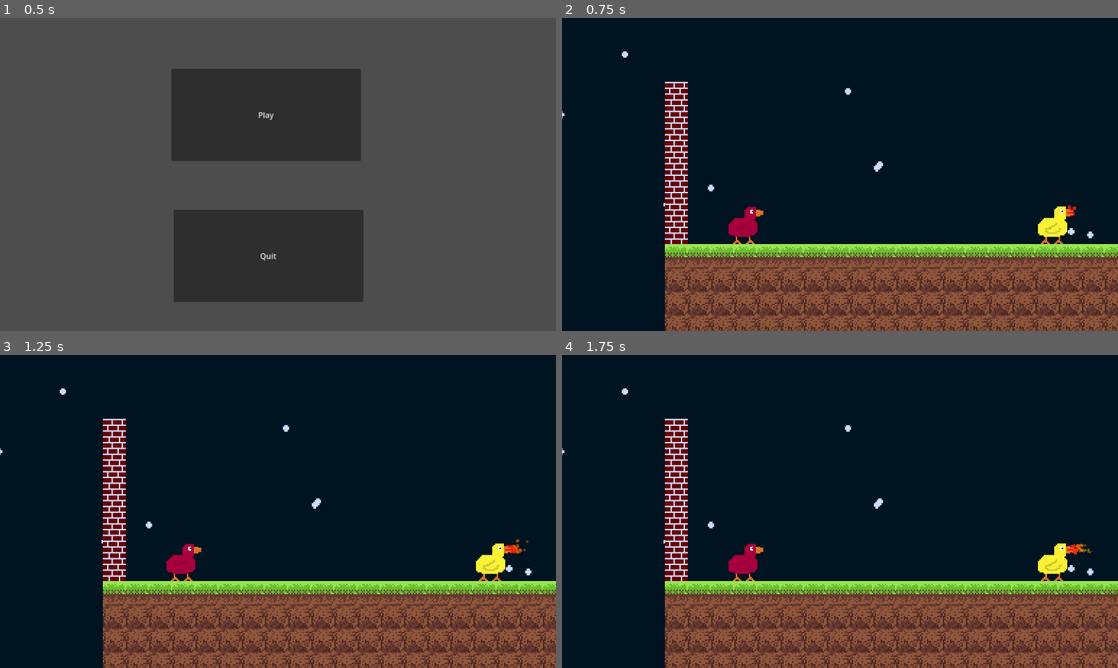
Above: before the commit, frames 1-4 (two rows, left to right).
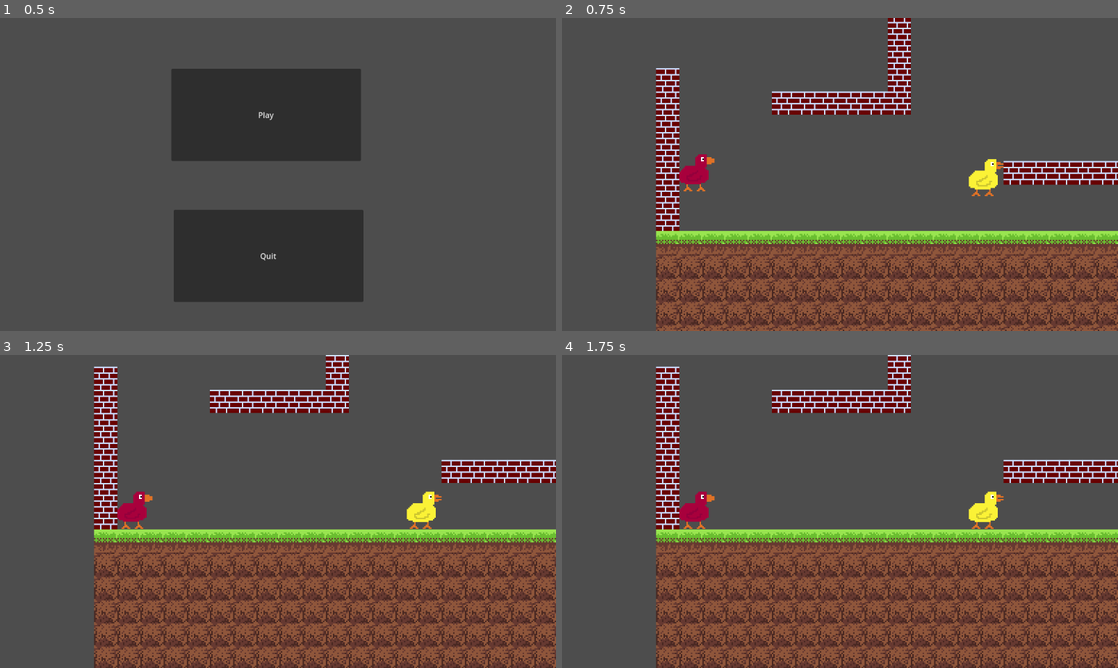
Above: after the commit, the same moments.

Repository: davebroc/DuckGame
Game: Godot game, scene res://Menu.tscn
Same seed, same stepped clock (60 frames per second), same inputs: the game is played once before the commit and once after it.
Inputs:
- Up to frame 1 (0.5 s): no input
- Up to frame 2 (0.75 s): click "Play" at 0.5 s
- Up to frame 3 (1.25 s): no input
- Up to frame 4 (1.75 s): no input

Frame 1 is identical in both runs. In frame 2, 91% of the frame differs, in the area x 0-100%, y 0-100%; in frame 3, 91%; in frame 4, 91%.

Commit message:
infinite background added

Diff:
--- a/Player/Actions/Fire.tscn
+++ /dev/null
@@ -1,49 +0,0 @@
-[gd_scene load_steps=8 format=3 uid="uid://es6ehd0uc5a4"]
-
-[sub_resource type="Curve" id="Curve_mhxij"]
-min_value = -360.0
-max_value = 360.0
-_data = [Vector2(0, -360), 0.0, 0.0, 0, 0, Vector2(0.407916, 38.6544), 0.0, 0.0, 0, 0, Vector2(0.999192, 360), 0.0, 0.0, 0, 0]
-point_count = 3
-
-[sub_resource type="CurveTexture" id="CurveTexture_dy6ea"]
-curve = SubResource("Curve_mhxij")
-
-[sub_resource type="Gradient" id="Gradient_ti6bj"]
-offsets = PackedFloat32Array(0, 0.00520833, 1)
-colors = PackedColorArray(1, 0, 0, 1, 0.984314, 0.027451, 0.027451, 1, 1, 1, 1, 0.105882)
-
-[sub_resource type="GradientTexture1D" id="GradientTexture1D_s4a4s"]
-gradient = SubResource("Gradient_ti6bj")
-
-[sub_resource type="Curve" id="Curve_j1kuw"]
-_data = [Vector2(0.00632911, 1), 0.0, 0.0, 0, 0, Vector2(0.761603, 0.683517), 0.531093, 0.531093, 0, 0, Vector2(1, 0), 0.0, 0.0, 0, 0]
-point_count = 3
-
-[sub_resource type="CurveTexture" id="CurveTexture_ma3jr"]
-curve = SubResource("Curve_j1kuw")
-
-[sub_resource type="ParticleProcessMaterial" id="ParticleProcessMaterial_3w6id"]
-particle_flag_disable_z = true
-emission_shape = 1
-emission_sphere_radius = 2.8
-flatness = 1.0
-initial_velocity_min = 10.0
-initial_velocity_max = 24.0
-angular_velocity_min = -0.1
-angular_velocity_curve = SubResource("CurveTexture_dy6ea")
-gravity = Vector3(45, 0, 0)
-scale_min = 2.0
-scale_max = 2.5
-scale_curve = SubResource("CurveTexture_ma3jr")
-color = Color(1, 0.847059, 0, 1)
-color_ramp = SubResource("GradientTexture1D_s4a4s")
-turbulence_enabled = true
-turbulence_noise_strength = 2.2
-turbulence_noise_scale = 1.959
-
-[node name="Node2D" type="Node2D"]
-
-[node name="GPUParticles2D" type="GPUParticles2D" parent="."]
-amount = 70
-process_material = SubResource("ParticleProcessMaterial_3w6id")
--- a/Player/Player.gd
+++ b/Player/Player.gd
@@ -30,7 +30,8 @@
 
 	var direction = Input.get_axis(actionName("left"), actionName("right"))
 	if direction != 0:
-		get_node("AnimatedSprite2D").flip_h = direction < 0
+		scale.x = scale.y * sign(direction)
+		# get_node("AnimatedSprite2D").flip_h = direction < 0
 	if direction:
 		velocity.x = direction * SPEED
 		if velocity.y == 0:
--- a/Player/Player.tscn
+++ b/Player/Player.tscn
@@ -1,10 +1,9 @@
-[gd_scene load_steps=25 format=3 uid="uid://xbn0uglicg2h"]
+[gd_scene load_steps=24 format=3 uid="uid://xbn0uglicg2h"]
 
 [ext_resource type="Script" path="res://Player/Player.gd" id="1_xvr52"]
 [ext_resource type="Texture2D" uid="uid://ixhw8hxof8pj" path="res://Player/Jump.png" id="2_nsv5r"]
 [ext_resource type="Texture2D" uid="uid://dr4waac8oqnqy" path="res://Player/Idle.png" id="2_y7mlj"]
 [ext_resource type="Texture2D" uid="uid://bjjji1xtjfi1m" path="res://Player/Walk.png" id="3_rkife"]
-[ext_resource type="PackedScene" uid="uid://es6ehd0uc5a4" path="res://Player/Actions/Fire.tscn" id="5_r5via"]
 
 [sub_resource type="CapsuleShape2D" id="CapsuleShape2D_a2chn"]
 radius = 9.55724
@@ -235,23 +234,18 @@
 script = ExtResource("1_xvr52")
 
 [node name="CollisionShape2D" type="CollisionShape2D" parent="."]
-position = Vector2(42, 35)
+position = Vector2(1.07648, -1.17456)
 scale = Vector2(1.25559, 0.97012)
 shape = SubResource("CapsuleShape2D_a2chn")
 
 [node name="AnimatedSprite2D" type="AnimatedSprite2D" parent="."]
-position = Vector2(40, 32)
+position = Vector2(-0.923519, -4.17456)
 scale = Vector2(1.00478, 0.98909)
 sprite_frames = SubResource("SpriteFrames_vdflq")
 animation = &"Walk"
-frame = 1
 
 [node name="AnimationPlayer" type="AnimationPlayer" parent="."]
 libraries = {
 "": SubResource("AnimationLibrary_f2h1j")
 }
 autoplay = "Idle"
-
-[node name="Node2D" parent="." instance=ExtResource("5_r5via")]
-z_index = -2
-position = Vector2(51, 26)
--- a/Player/Player2.tscn
+++ b/Player/Player2.tscn
@@ -235,12 +235,12 @@
 player_index = 1
 
 [node name="CollisionShape2D" type="CollisionShape2D" parent="."]
-position = Vector2(42, 35)
+position = Vector2(1.07648, -0.253765)
 scale = Vector2(1.25559, 0.97012)
 shape = SubResource("CapsuleShape2D_a2chn")
 
 [node name="AnimatedSprite2D" type="AnimatedSprite2D" parent="."]
-position = Vector2(40, 32)
+position = Vector2(-0.923519, -3.25376)
 scale = Vector2(1.00478, 0.98414)
 sprite_frames = SubResource("SpriteFrames_7jwi6")
 animation = &"Walk"
--- a/World.tscn
+++ b/World.tscn
@@ -10,18 +10,12 @@
 position = Vector2(0, -2)
 scale = Vector2(1, 1.00192)
 
-[node name="NightSky" type="Sprite2D" parent="."]
-z_index = -10
-position = Vector2(248, -150.711)
-scale = Vector2(-1.10103, -1.15067)
-texture = ExtResource("3_l7nqc")
-
 [node name="TileMap" parent="." instance=ExtResource("3_kyqgi")]
 position = Vector2(-82, 265)
 
 [node name="Camera2D2" type="Camera2D" parent="."]
 position = Vector2(-18, 203.609)
-scale = Vector2(1.00018, 1)
+scale = Vector2(1.13128, 0.830077)
 zoom = Vector2(3, 3)
 position_smoothing_enabled = true
 position_smoothing_speed = 40.0
@@ -34,3 +28,16 @@
 [node name="Player" parent="." instance=ExtResource("1_fdrln")]
 position = Vector2(-14.004, 166.68)
 scale = Vector2(0.998993, 1)
+
+[node name="ParallaxBackground" type="ParallaxBackground" parent="."]
+scroll_ignore_camera_zoom = true
+
+[node name="ParallaxLayer" type="ParallaxLayer" parent="ParallaxBackground"]
+motion_mirroring = Vector2(2048, 1024)
+
+[node name="NightSky" type="Sprite2D" parent="ParallaxBackground/ParallaxLayer"]
+z_index = -10
+position = Vector2(1267, 727)
+rotation = -3.14159
+texture = ExtResource("3_l7nqc")
+centered = false
--- a/map_blank.tscn
+++ b/map_blank.tscn
@@ -56,7 +56,7 @@
 sources/1 = SubResource("TileSetAtlasSource_mujau")
 
 [node name="TileMap" type="TileMap"]
-position = Vector2(922.625, 200.9)
+position = Vector2(883.438, 80.9185)
 tile_set = SubResource("TileSet_6fkms")
 format = 2
-layer_0/tile_data = PackedInt32Array(-196605, 196609, 3, -19 …(15432 unchanged characters)… , -589770, 131073, 5, -655306, 131073, 5)
+layer_0/tile_data = PackedInt32Array(-196605, 196609, 3, -19 …(15432 unchanged characters)… , -589770, 131073, 5, -655306, 131073, 5, -393211, 131073, 5, -393210, 131073, 5, -393209, 131073, 5, -393208, 131073, 5, -393207, 131073, 5, -393206, 131073, 5, -393205, 131073, 5, -589810, 131073, 5, -589809, 131073, 5, -589808, 131073, 5, -589807, 131073, 5, -589806, 131073, 5, -589805, 131073, 5, -589804, 131073, 5, -851954, 131073, 5, -786418, 131073, 5, -720882, 131073, 5, -655346, 131073, 5, -524260, 131073, 5, -458724, 131073, 5, -393188, 131073, 5, -327652, 131073, 5, -524293, 131073, 5, -524292, 131073, 5, -524291, 131073, 5, -524290, 131073, 5, -524289, 131073, 5, -851968, 131073, 5, -786432, 131073, 5, -720896, 131073, 5, -655360, 131073, 5, -589824, 131073, 5, -1114112, 131073, 5, -1048576, 131073, 5, -983040, 131073, 5, -917504, 131073, 5)
